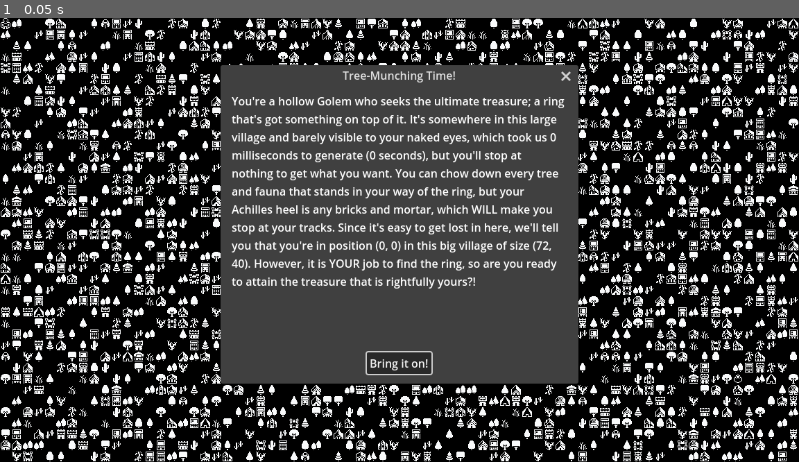
Above: before the commit, frame 1.
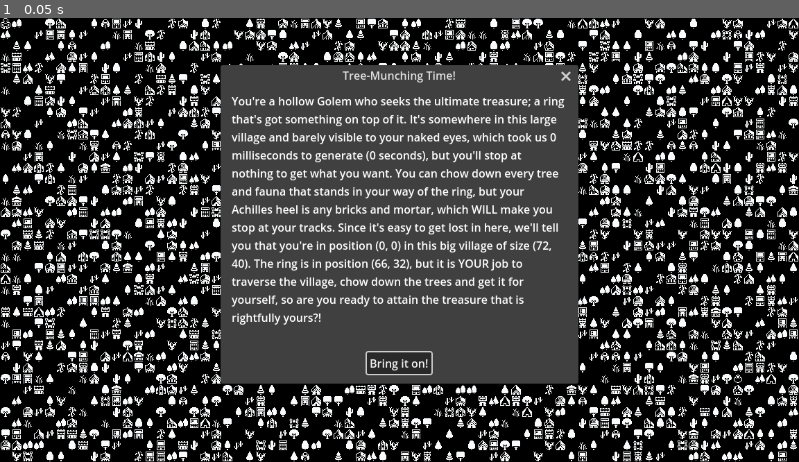
Above: after the commit, the same moment.

Repository: Zishan-Rahman/GD4LSystemRPG
Game: Godot game, scene res://tile_map.tscn
Two runs of this game, one before a commit and one after it. Both use one fixed random seed, a clock stepped at 60 frames per second and the inputs below.
Inputs:
- Up to frame 1 (0.05 s): no input

The runs differ from the first frame. In frame 1, 1.4% of the frame differs, in the area x 28-70%, y 54-70%.

Commit message:
Include ring position in story dialog text because I literally could never find the ring itself just by looking or even playing the game
It's hard in other implementations, but it's ESPECIALLY hard for me in THIS one, so I had to do this for my own sanity

Diff:
--- a/tile_map.gd
+++ b/tile_map.gd
@@ -24,7 +24,7 @@
 	place_ring()
 	var new_time: float = Time.get_ticks_msec() - start_time
 	print("Time taken: " + str(new_time) + "ms")
-	$AcceptDialog.dialog_text = "You're a hollow Golem who seek …(611 unchanged characters)… tor2i(x_tile_range, y_tile_range)) + ". However, it is YOUR job to find the ring, so are you ready to attain the treasure that is rightfully yours?!"
+	$AcceptDialog.dialog_text = "You're a hollow Golem who seek …(611 unchanged characters)… tor2i(x_tile_range, y_tile_range)) + ". The ring is in position " + str(ring_placement_cell) + ", but it is YOUR job to traverse the village, chow down the trees and get it for yourself, so are you ready to attain the treasure that is rightfully yours?!"
 	$AcceptDialog.visible = true
 	$AcceptDialog.confirmed.connect(_on_AcceptDialog_closed)
 	$AcceptDialog.canceled.connect(_on_AcceptDialog_closed)
